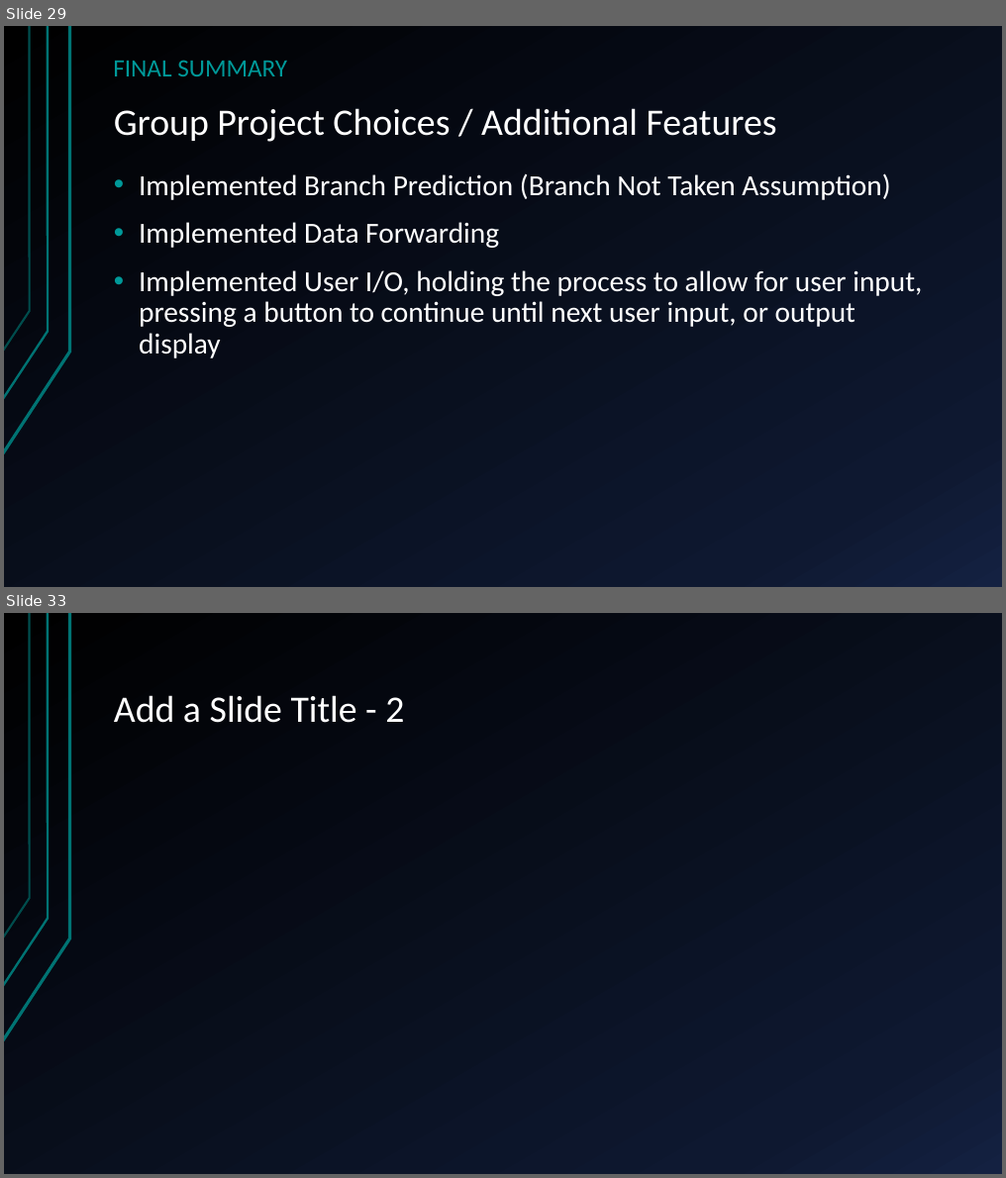
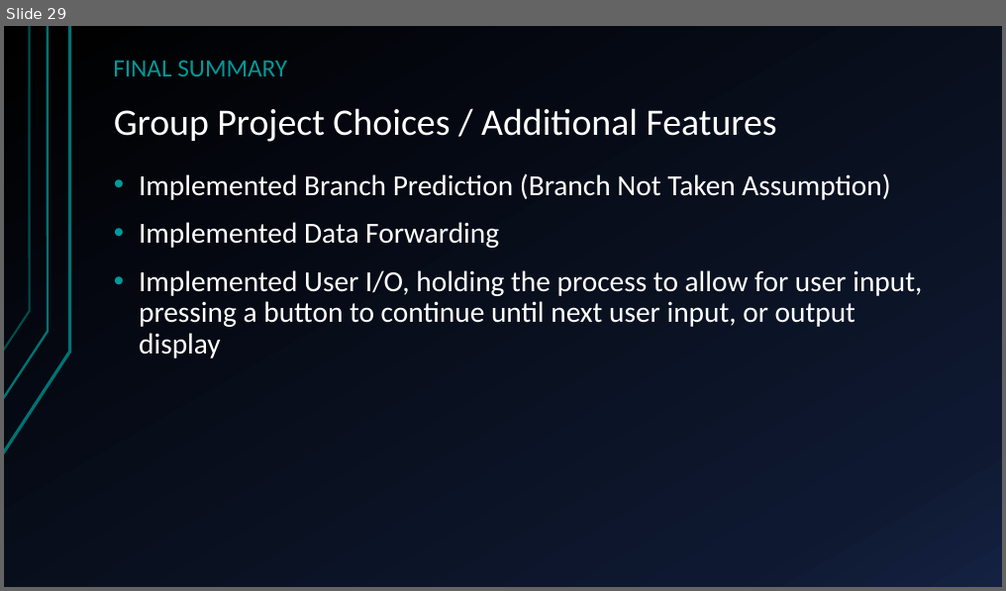
Before and after one commit to HansSanitizer/CENG-450-Project, a slide deck: Documentation/Long-Mann 16-Bit RISC Processor.pptx. Shown one above the other, each under a label of ours: slides 29 and 33 before the commit, slide 29 after it; the slides between them are not shown. The pictures are 1006x1178 and 1006x591 pixels, drawn with LibreOffice and Linux fonts; fonts in the diff are those of the drawing. Boxes give left, top, right and bottom in pixels: in the first picture for what was removed or moved away, otherwise in the second. Text is boxed around its words. In the diff, an @@ line names an element or a change of style, - is before the commit and + after.

```diff
--- a/Documentation/Long-Mann 16-Bit RISC Processor.pptx
+++ b/Documentation/Long-Mann 16-Bit RISC Processor.pptx
@@ slide 33 removed at [4, 613, 1002, 1174], background gradient #000000 to #0F1931 to #142242; not listed: 3 template elements that a slide beside it also shows @@
@@ title removed at [114, 695, 404, 723] @@
-Add a Slide Title - 2
```
Also in this commit, not shown: 3 slides changed, 4 other slides removed.
